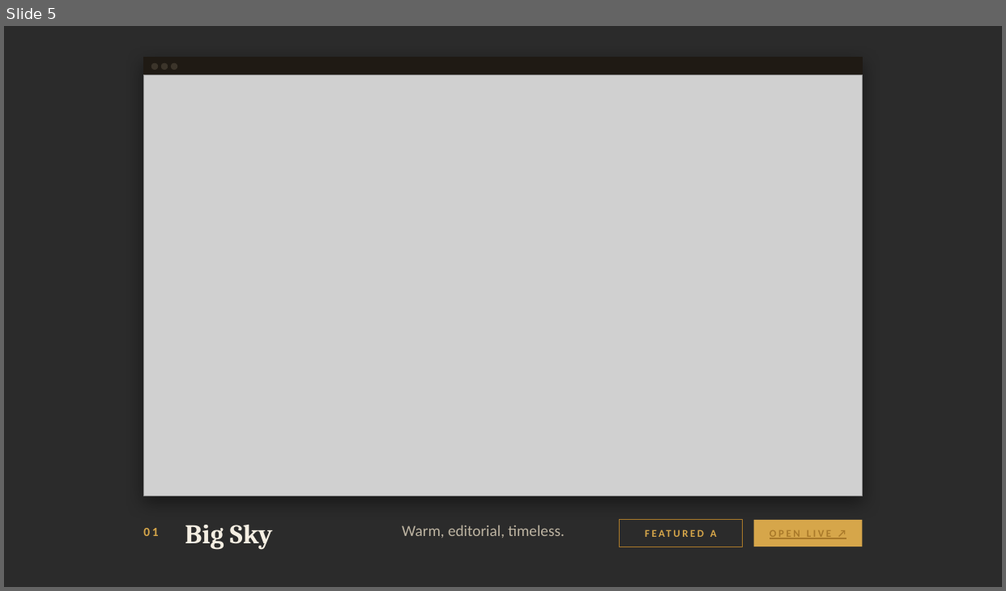
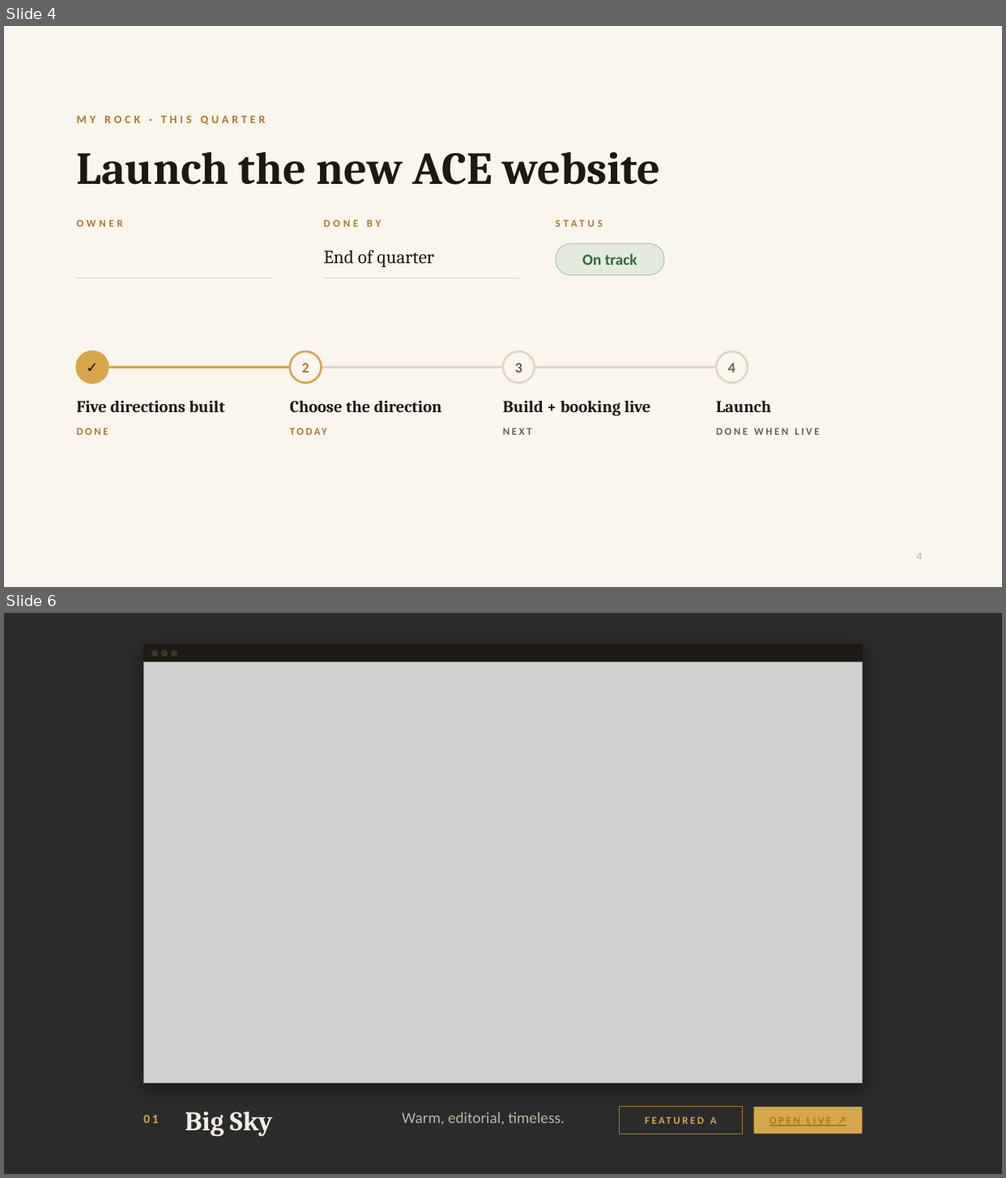
Before and after one commit to jpzllkfl/ace-design-presentation, a slide deck: ACE-Design-Review.pptx. Shown one above the other, each under a label of ours: slide 5 before the commit, slides 4 and 6 after it; the slides between them are not shown. The pictures are 1006x591 and 1006x1178 pixels, drawn with LibreOffice and Linux fonts; fonts in the diff are those of the drawing; grey boxes stand for pictures; background and template pictures are left out; a plain dark background stands for a picture behind light text. Boxes give left, top, right and bottom in pixels: in the first picture for what was removed or moved away, otherwise in the second. Text is boxed around its words. In the diff, an @@ line names an element or a change of style, - is before the commit and + after.

```diff
--- a/ACE-Design-Review.pptx
+++ b/ACE-Design-Review.pptx
@@ slide 4 added at [4, 26, 1002, 587], background picture (left out) @@
@@ text added at [77, 115, 266, 125], 11 pt, text #A9792A, bold @@
+MY ROCK · THIS QUARTER
@@ title added at [77, 152, 661, 185], 44 pt, text #1D1810, bold @@
+Launch the new ACE website
@@ text added at [77, 220, 123, 227], 10 pt, text #A9792A, bold @@
+OWNER
@@ text added at [324, 220, 381, 227], 10 pt, text #A9792A, bold @@
+DONE BY
@@ text added at [556, 217, 750, 236], 10 pt, text #A9792A, bold @@
+STATUS
@@ rounded rectangle added at [556, 244, 664, 275], fill #E4EBDD, outline #A9C4A6 0.75 pt, 15 pt, text #2F6B3A, bold @@
+On track
@@ text added at [324, 250, 434, 267], 18 pt, text #1D1810 @@
+End of quarter
@@ line added from (77, 278) to (271, 278), #E2D6BF 0.75 pt @@
@@ line added from (324, 278) to (518, 278), #E2D6BF 0.75 pt @@
@@ ellipse added at [77, 352, 108, 383], fill #D6A64A, outline #D6A64A 2 pt, 14 pt, text #15110B, bold @@
+✓
@@ ellipse added at [290, 352, 322, 383], fill #FAF6EE, outline #D6A64A 2 pt, 14 pt, text #A9792A, bold @@
+2
@@ ellipse added at [503, 352, 535, 383], fill #FAF6EE, outline #E2D6BF 2 pt, 14 pt, text #6B604C, bold @@
+3
@@ ellipse added at [716, 352, 748, 383], fill #FAF6EE, outline #E2D6BF 2 pt, 14 pt, text #6B604C, bold @@
+4
@@ line added from (92, 367) to (305, 367), #D6A64A 2.25 pt @@
@@ line added from (305, 367) to (519, 367), #E2D6BF 2.25 pt @@
@@ line added from (519, 367) to (731, 367), #E2D6BF 2.25 pt @@
@@ text added at [77, 400, 225, 412], 16 pt, text #1D1810, bold @@
+Five directions built
@@ text added at [290, 400, 442, 412], 16 pt, text #1D1810, bold @@
+Choose the direction
@@ text added at [503, 400, 651, 416], 16 pt, text #1D1810, bold @@
+Build + booking live
@@ text added at [716, 400, 771, 412], 16 pt, text #1D1810, bold @@
+Launch
@@ text added at [77, 428, 108, 435], 10 pt, text #A9792A, bold @@
+DONE
@@ text added at [290, 425, 484, 444], 10 pt, text #A9792A, bold @@
+TODAY
@@ text added at [503, 428, 532, 435], 10 pt, text #6B604C, bold @@
+NEXT
@@ text added at [716, 428, 819, 435], 10 pt, text #6B604C, bold @@
+DONE WHEN LIVE
@@ page number added at [917, 553, 922, 560], 10 pt, text #B9AE98 @@
+4
@@ what was slide 5 is now slide 6 @@
```
Also in this commit, not shown: 10 slides changed, 5 other slides added, 5 slides removed, 4 other files.
